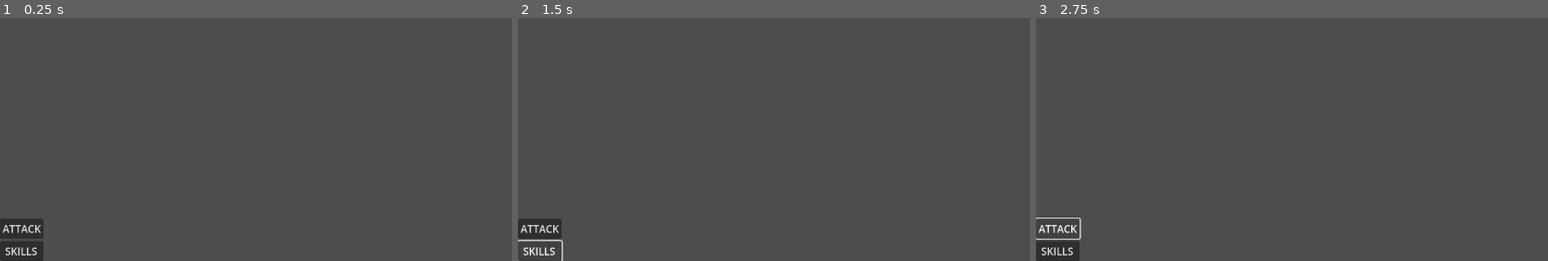
Above: before the commit, frames 1-3 (left to right).
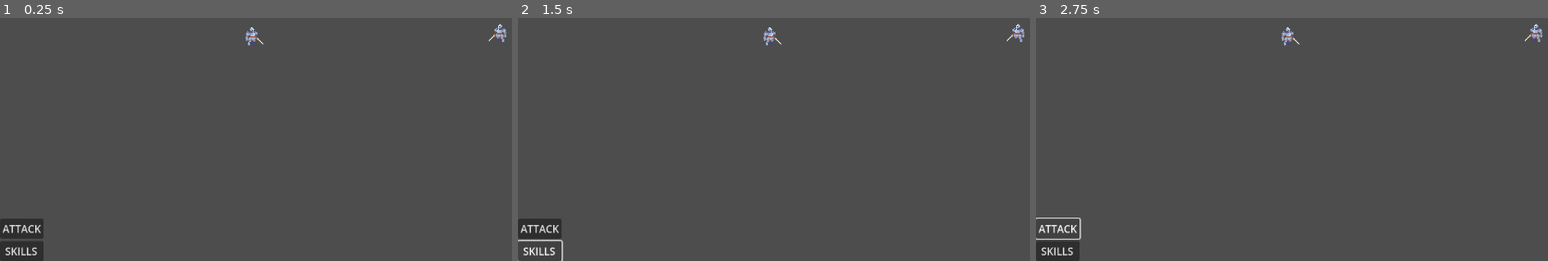
Above: after the commit, the same moments.

Repository: SamuelAlves-23/unending
Game: Godot game, scene res://scenes/battle_scene/battle_scene.tscn
The game is run twice, just before and just after one commit, with the same random seed, the same clock (stepped at 60 frames per second) and the same inputs. The project has no main scene, so this scene is started directly.
Inputs:
- Up to frame 1 (0.25 s): no input
- Up to frame 2 (1.5 s): click "ATTACK" at 0.5 s; click "SKILLS" at 1.25 s
- Up to frame 3 (2.75 s): click "ATTACK" at 2 s

The runs differ from the first frame. In frame 1, 0.2% of the frame differs, in the area x 47-99%, y 2-12%; in frame 2, 0.2%; in frame 3, 0.2%.

Commit message:
Jugador, enemigo y hacer objetivo

Diff:
--- a/project.godot
+++ b/project.godot
@@ -21,3 +21,7 @@
 "events": [Object(InputEventMouseButton,"resource_local_to_scene":false,"resource_name":"","device":-1,"window_id":0,"a …(253 unchanged characters)…
 ]
 }
+
+[rendering]
+
+textures/canvas_textures/default_texture_filter=0
--- a/scenes/battle_scene/battle_scene.gd
+++ b/scenes/battle_scene/battle_scene.gd
@@ -8,12 +8,17 @@
 
 @onready var current_state: STATES = STATES.PLAYER_TURN
 @onready var attack_targeting: bool = false
-@onready var enemies: Array = [Enemy]
+@onready var enemies: Array = []
+@onready var player: Player
 
 @onready var battle_ui: Control = $CanvasLayer/BattleUI
 
 func _ready() -> void:
+	player = $Player
 	enemies.append($Enemy)
+	for enemy in enemies:
+		enemy.connect("targeted", enemy_targeted)
+
 	battle_ui.connect("attack_pressed", enable_attack)
 
 func _process(delta: float) -> void:
@@ -41,3 +46,8 @@
 
 func enable_attack() -> void:
 	attack_targeting = true
+
+func enemy_targeted(enemy) -> void:
+	if attack_targeting:
+		print("OBJETIVO FIJADO" + str(enemy))
+	print("NO SE PUEDE FIJAR")
--- a/scenes/battle_scene/battle_scene.tscn
+++ b/scenes/battle_scene/battle_scene.tscn
@@ -1,14 +1,20 @@
-[gd_scene load_steps=4 format=3 uid="uid://fj6ah78uieao"]
+[gd_scene load_steps=5 format=3 uid="uid://fj6ah78uieao"]
 
 [ext_resource type="Script" uid="uid://gxjo6lu4b0wp" path="res://scenes/battle_scene/battle_scene.gd" id="1_oofy8"]
 [ext_resource type="PackedScene" uid="uid://bqcht6rlnrrfq" path="res://ui/battle_ui/battle_ui.tscn" id="2_v2pga"]
 [ext_resource type="PackedScene" uid="uid://bd71xc2hwhcwt" path="res://units/enemy/enemy.tscn" id="3_joy3q"]
+[ext_resource type="PackedScene" uid="uid://ckm82ah3b13um" path="res://units/player/player.tscn" id="4_t2c54"]
 
 [node name="BattleScene" type="Node2D"]
 script = ExtResource("1_oofy8")
 
+[node name="Enemy" parent="." instance=ExtResource("3_joy3q")]
+position = Vector2(775, 291)
+
+[node name="Player" parent="." instance=ExtResource("4_t2c54")]
+position = Vector2(396, 296)
+
 [node name="CanvasLayer" type="CanvasLayer" parent="."]
 
 [node name="BattleUI" parent="CanvasLayer" instance=ExtResource("2_v2pga")]
-
-[node name="Enemy" parent="." instance=ExtResource("3_joy3q")]
+offset_top = 488.0
--- a/units/enemy/enemy.gd
+++ b/units/enemy/enemy.gd
@@ -1,8 +1,45 @@
 extends Node2D
 class_name Enemy
 
-signal targeted(target)
+signal targeted(unit)
+signal hp_changed(new_value)
+signal died(unit)
+
+enum STATES{
+	ALIVE,
+	DEAD
+}
+@onready var current_state: STATES = STATES.ALIVE
+
+@onready var max_hp: int = 100
+@onready var current_hp: int = 100:
+	set(value):
+		current_hp = value
+		if current_hp > max_hp:
+			current_hp = max_hp
+		hp_changed.emit(current_hp)
+
+
+@onready var attack: int = 100
+@onready var defense: int = 10
+
+
+func _process(delta: float) -> void:
+	match current_state:
+		STATES.ALIVE:
+			alive()
+		STATES.DEAD:
+			dead()
+
+
+func alive():
+	pass
+
+func dead():
+	died.emit(self)
+
 
 func _on_area_2d_input_event(viewport: Node, event: InputEvent, shape_idx: int) -> void:
 	if event is InputEventMouseButton and event.button_index == MOUSE_BUTTON_LEFT and event.pressed:
+		print("CLICKADO")
 		targeted.emit(self)
--- a/units/enemy/enemy.tscn
+++ b/units/enemy/enemy.tscn
@@ -1,11 +1,16 @@
-[gd_scene load_steps=3 format=3 uid="uid://bd71xc2hwhcwt"]
+[gd_scene load_steps=4 format=3 uid="uid://bd71xc2hwhcwt"]
 
 [ext_resource type="Script" uid="uid://lwuaf6jv8t5x" path="res://units/enemy/enemy.gd" id="1_u0i8j"]
+[ext_resource type="Texture2D" uid="uid://uhoptynrifij" path="res://assets/placeholders/unit.png" id="2_cuwl4"]
 
 [sub_resource type="CircleShape2D" id="CircleShape2D_u0i8j"]
+radius = 20.025
 
 [node name="Enemy" type="Node2D"]
 script = ExtResource("1_u0i8j")
+
+[node name="Sprite2D" type="Sprite2D" parent="."]
+texture = ExtResource("2_cuwl4")
 
 [node name="Area2D" type="Area2D" parent="."]
 
--- a/units/player/player.gd
+++ b/units/player/player.gd
@@ -1,2 +1,53 @@
 extends Node2D
 class_name Player
+
+signal hp_changed(new_value)
+signal icor_changed(new_value)
+signal died()
+enum STATES{
+	ALIVE,
+	DEAD
+}
+@onready var current_state: STATES = STATES.ALIVE
+
+@onready var max_hp: int = 9999
+@onready var current_hp: int = 750:
+	set(value):
+		current_hp = value
+		if current_hp > max_hp:
+			current_hp = max_hp
+		hp_changed.emit(current_hp)
+		update_stats()
+
+@onready var max_icor: int = 9999
+@onready var current_icor: int = 0:
+	set(value):
+		current_icor = value
+		if current_icor > max_icor:
+			current_icor = max_icor
+		icor_changed.emit(current_icor)
+		update_stats()
+
+@onready var attack: int = 0
+@onready var defense: int = 0
+
+
+func _ready() -> void:
+	update_stats()
+
+func _process(delta: float) -> void:
+	match current_state:
+		STATES.ALIVE:
+			alive()
+		STATES.DEAD:
+			dead()
+
+func update_stats() -> void:
+	attack = ceil(current_hp * 1.2)
+	defense = ceil((current_icor * 1.2) / 10)
+
+func alive():
+	pass
+
+func dead():
+	died.emit()
--- a/units/player/player.tscn
+++ b/units/player/player.tscn
@@ -1,6 +1,11 @@
-[gd_scene load_steps=2 format=3 uid="uid://ckm82ah3b13um"]
+[gd_scene load_steps=3 format=3 uid="uid://ckm82ah3b13um"]
 
 [ext_resource type="Script" uid="uid://ddot6gha8chgs" path="res://units/player/player.gd" id="1_843kq"]
+[ext_resource type="Texture2D" uid="uid://uhoptynrifij" path="res://assets/placeholders/unit.png" id="2_lhv14"]
 
 [node name="Player" type="Node2D"]
 script = ExtResource("1_843kq")
+
+[node name="Sprite2D" type="Sprite2D" parent="."]
+texture = ExtResource("2_lhv14")
+flip_h = true
Binary file added: assets/placeholders/unit.png
Not shown, added: assets/placeholders/unit.png.import
